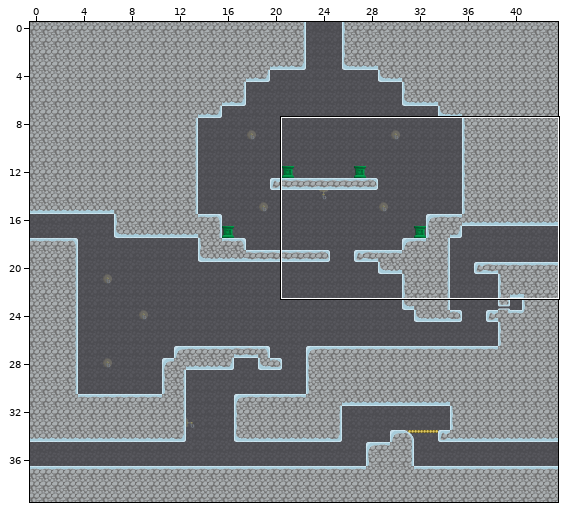
Two versions of a level (Tiled map, TiledMaps/room4-0.tmx). Above, an overview of the earlier version with the close-up marked.
Close-up. Before:
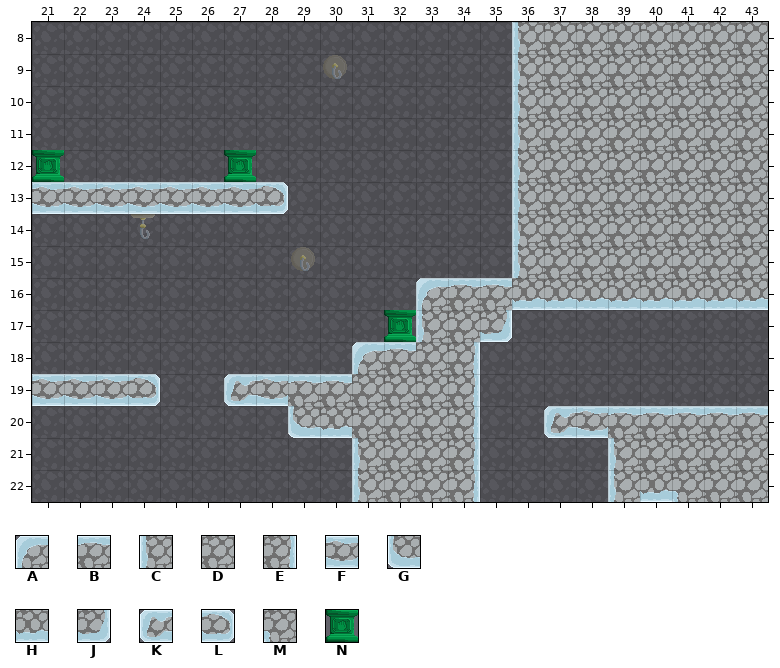
Cells are 32x32 px. Shown: x 21..43, y 8..22. The commit also changed other parts of the map, which this record leaves out.
Key: from "tilemap": A 3, B 4, C 9, D 10, E 11, F 12, G 15, H 16, J 17, K 18, L 20, M 23, N 45.
_ is an empty cell.
Layers that did not change in this view are not listed.
Layer "foreground" before, first column x 21:
 8 _______________CDDDDDDD
 9 _______________CDDDDDDD
10 _______________CDDDDDDD
11 _______________CDDDDDDD
12 N_____N________CDDDDDDD
13 FFFFFFFL_______CDDDDDDD
14 _______________CDDDDDDD
15 _______________CDDDDDDD
16 ____________ABBHHHHHHHH
17 ___________NCDJ________
18 __________ABDE_________
19 FFFL__KFBBDDDE_________
20 ________GHDDDE__KFBBBBB
21 __________CDDE____CDDDD
22 __________CDDE____CHMDD
After the commit:
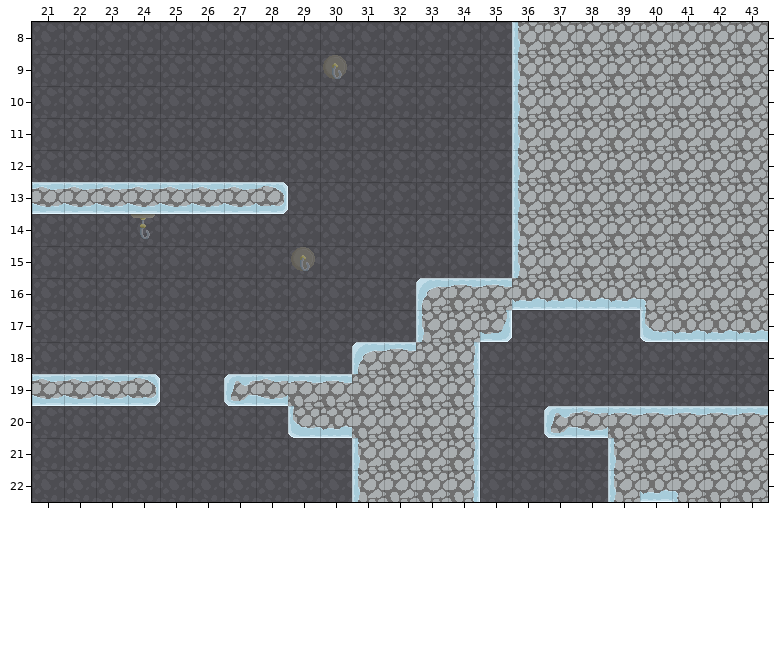
Diff:
Layer "foreground":
The author changed tile H to tile D in row 16 at x 41 to 43.
Tile G now appears in row 17 at x 40.
Tile H now appears in row 17 at x 41 to 43.
The author changed tile H to tile M in row 16 at x 40.
Tile N is removed in row 12 at x 21 and 27; in row 17 at x 32.
Changed places in both close-ups, as pixel boxes (x1, y1, x2, y2):
removed: (32, 150, 64, 182)
removed: (224, 150, 256, 182)
changed: (640, 287, 768, 342)
removed: (384, 310, 416, 342)
